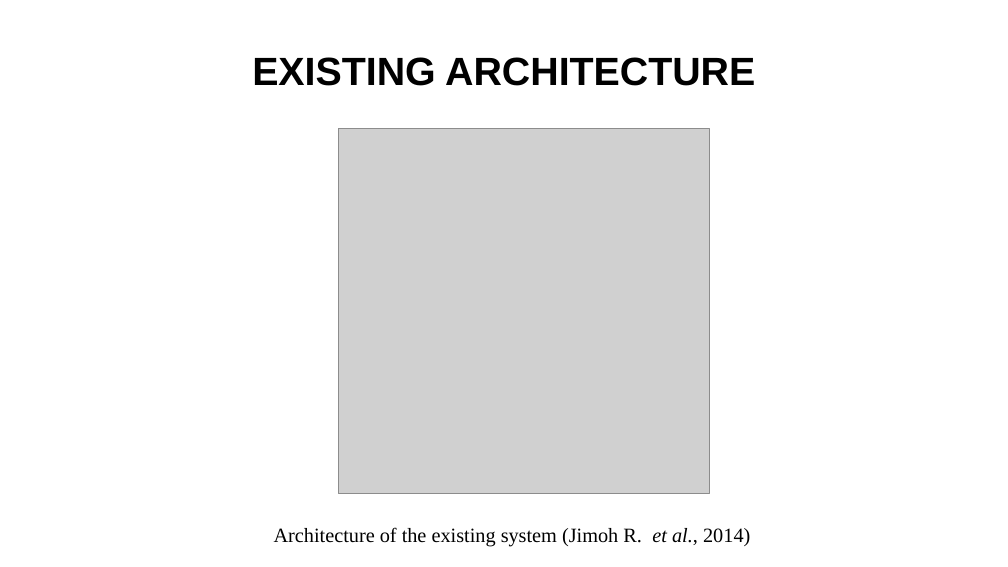
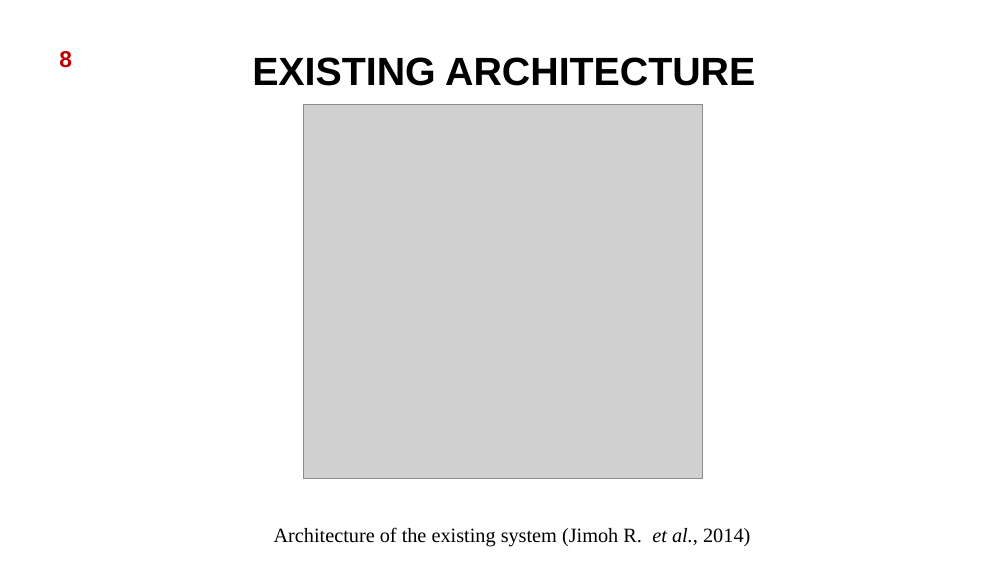
Before and after one commit to Jackieriel/crime-reporting-system, a slide deck: slide 9 of PAPER WORK/TESSY MAIN WORK/NOVEMBER/ETUKUDOH UNWANA THERESA CRIME SYSTEM.pptx. Drawn at 1008x567 pixels with LibreOffice and Linux fonts; fonts in the diff are those of the drawing; grey boxes stand for pictures; background and template pictures are left out. Boxes give left, top, right and bottom in pixels: in the first picture for what was removed or moved away, otherwise in the second. Text is boxed around its words. In the diff, an @@ line names an element or a change of style, - is before the commit and + after.

```diff
--- a/PAPER WORK/TESSY MAIN WORK/NOVEMBER/ETUKUDOH UNWANA THERESA CRIME SYSTEM.pptx
+++ b/PAPER WORK/TESSY MAIN WORK/NOVEMBER/ETUKUDOH UNWANA THERESA CRIME SYSTEM.pptx
@@ text added at <box>59,51,72,68</box>, 18 pt, text #C00000, bold @@
+8
@@ picture: place and size @@
-picture at <box>338,128,710,494</box>
+picture at <box>304,104,702,478</box>
```
Also in this commit, not shown: 11 other slides changed, 54 other files.
